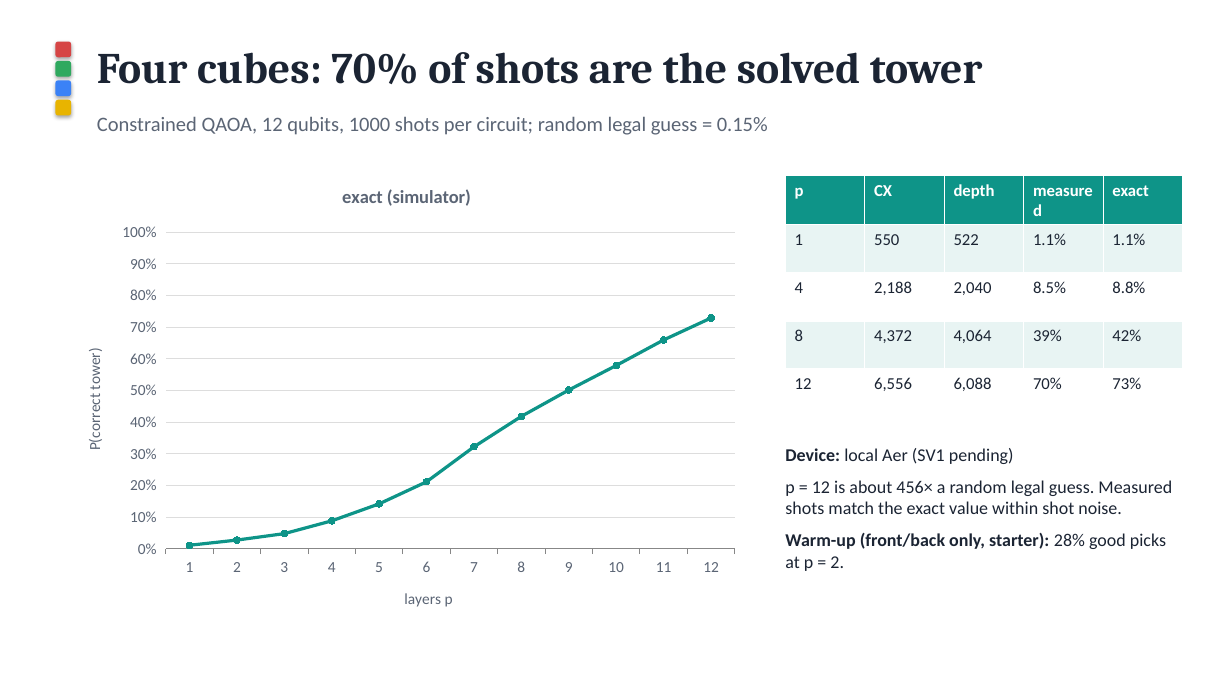
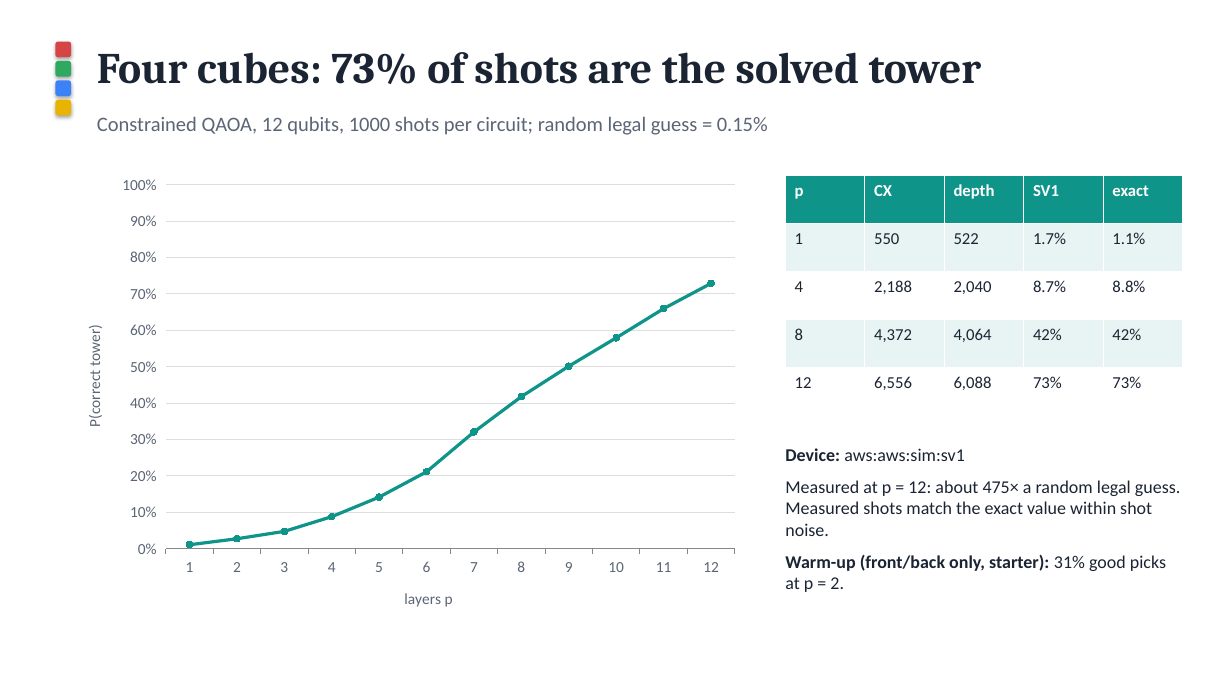
Before and after one commit to rmohanty521/qiskit, a slide deck: slide 6 of slides.pptx. Drawn at 1232x693 pixels with LibreOffice and Linux fonts; fonts in the diff are those of the drawing. Boxes give left, top, right and bottom in pixels: in the first picture for what was removed or moved away, otherwise in the second. Text is boxed around its words. In the diff, an @@ line names an element or a change of style, - is before the commit and + after.

```diff
--- a/slides.pptx
+++ b/slides.pptx
@@ text at (x1=97, y1=52, x2=982, y2=84): text changed @@
-Four cubes: 70% of shots are the solved tower
+Four cubes: 73% of shots are the solved tower
@@ line chart at (x1=65, y1=166, x2=749, y2=628) @@
@@ title "exact (simulator)" removed @@
-exact (simulator): 0.01, 0.03, 0.05, 0.09, 0.14, 0.21, 0.32, 0.42, 0.5, 0.58, 0.66, 0.73
+Series 1: 0.01, 0.03, 0.05, 0.09, 0.14, 0.21, 0.32, 0.42, 0.5, 0.58, 0.66, 0.73
@@ table at (x1=786, y1=176, x2=1183, y2=416) @@
-row 1, column 4: measured
+row 1, column 4: SV1
-row 2, column 4: 1.1%
+row 2, column 4: 1.7%
-row 3, column 4: 8.5%
+row 3, column 4: 8.7%
-row 4, column 4: 39%
+row 4, column 4: 42%
-row 5, column 4: 70%
+row 5, column 4: 73%
@@ text at (x1=785, y1=448, x2=1180, y2=592): text changed @@
-Device: local Aer (SV1 pending)
-p = 12 is about 456× a random legal guess. Measured shots match the exact value within shot noise.
-Warm-up (front/back only, starter): 28% good picks at p = 2.
+Device: aws:aws:sim:sv1
+Measured at p = 12: about 475× a random legal guess. Measured shots match the exact value within shot noise.
+Warm-up (front/back only, starter): 31% good picks at p = 2.
```
Also in this commit, not shown: 4 other slides changed, 15 other files.
